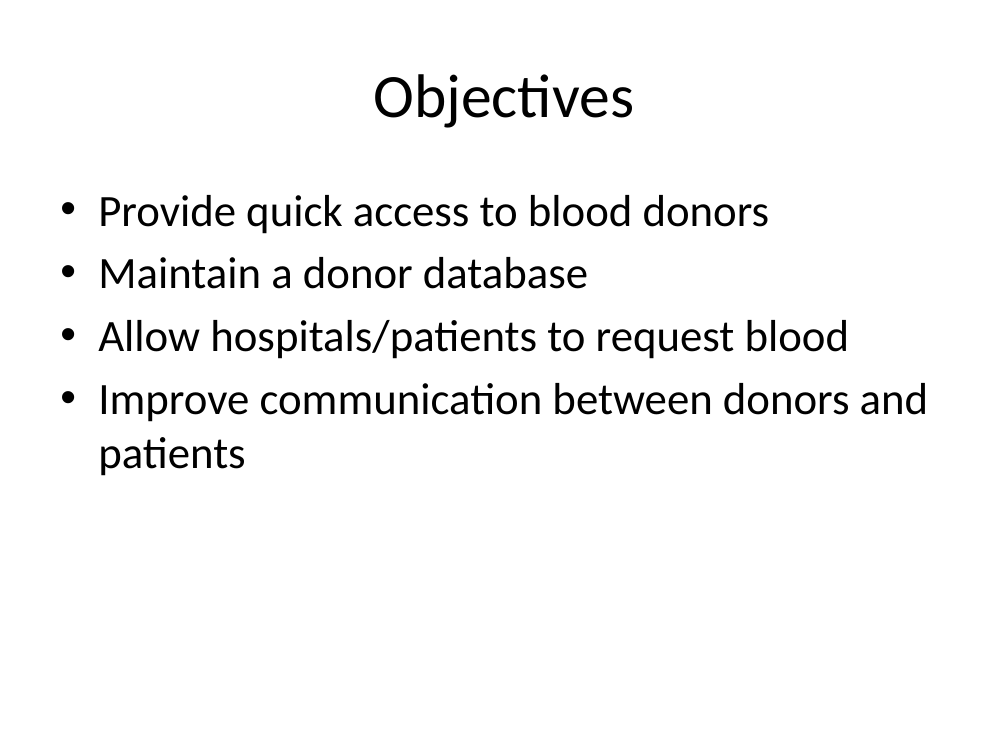
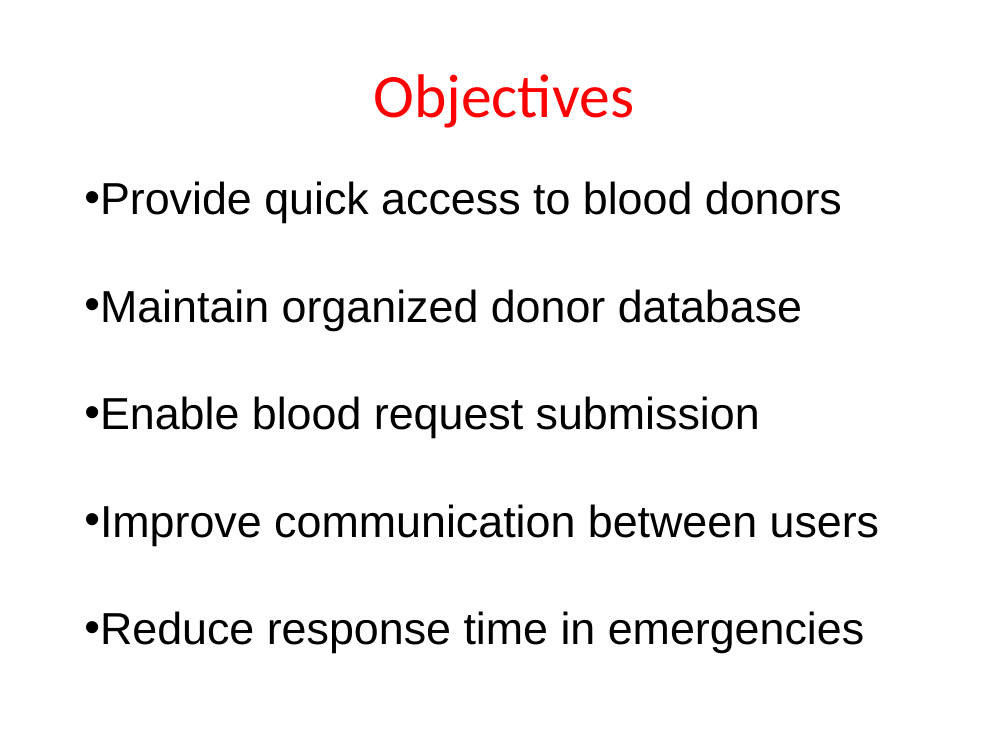
Before and after one commit to Rupa1277/BloodDonation_and_Donor_management_system, a slide deck: slide 5 of Other_Docs/blood_bank_mini_project_presentation.pptx (slide 4 before the commit). Drawn at 1008x756 pixels with LibreOffice and Linux fonts; fonts in the diff are those of the drawing. Boxes give left, top, right and bottom in pixels: in the first picture for what was removed or moved away, otherwise in the second. Text is boxed around its words. In the diff, an @@ line names an element or a change of style, - is before the commit and + after.

```diff
--- a/Other_Docs/blood_bank_mini_project_presentation.pptx
+++ b/Other_Docs/blood_bank_mini_project_presentation.pptx
@@ title "Objectives" at bbox=[373, 74, 634, 128]: text colour #000000 to #FF0000 @@
@@ text "Provide quick access to blood ...": place and size @@
-text "Provide quick access to blood ..." at bbox=[98, 195, 929, 476]
+text "Provide quick access to blood ..." at bbox=[84, 181, 880, 653]
@@ text "Provide quick access to blood ..." at bbox=[84, 181, 880, 653]: vertical alignment top to middle @@
@@ text at bbox=[84, 181, 842, 223]: font Calibri to Arial in "Provide quick access to blood donors"; indent changed; less space between paragraphs @@
@@ text at bbox=[84, 289, 880, 653]: text changed; font Calibri to Arial @@
-• Maintain a donor database
-• Allow hospitals/patients to request blood
-• Improve communication between donors and patients
+• Maintain organized donor database
+• Enable blood request submission
+• Improve communication between users
+• Reduce response time in emergencies
```
Also in this commit, not shown: 7 other slides changed, 11 slides added, 3 slides removed, 1 other file.
